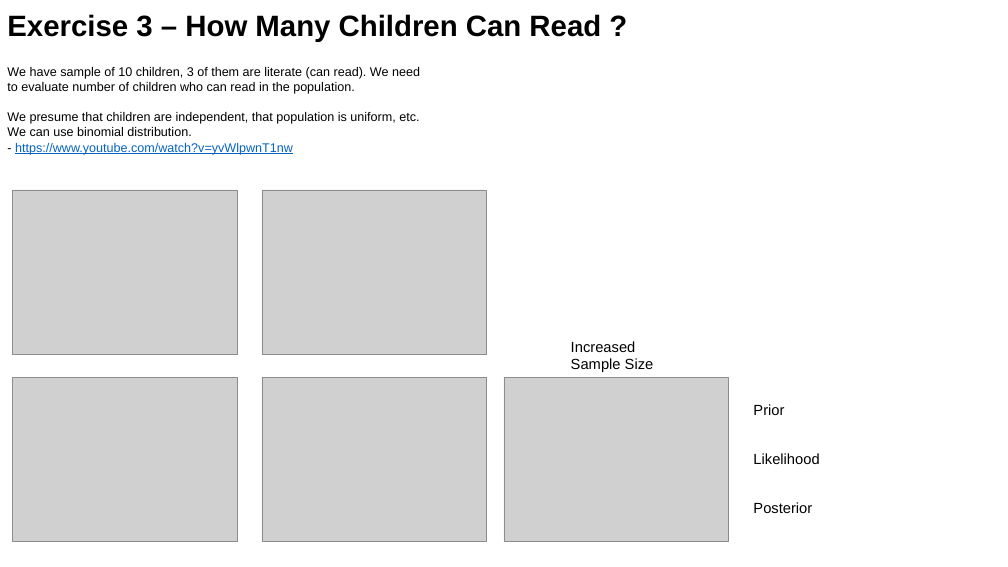
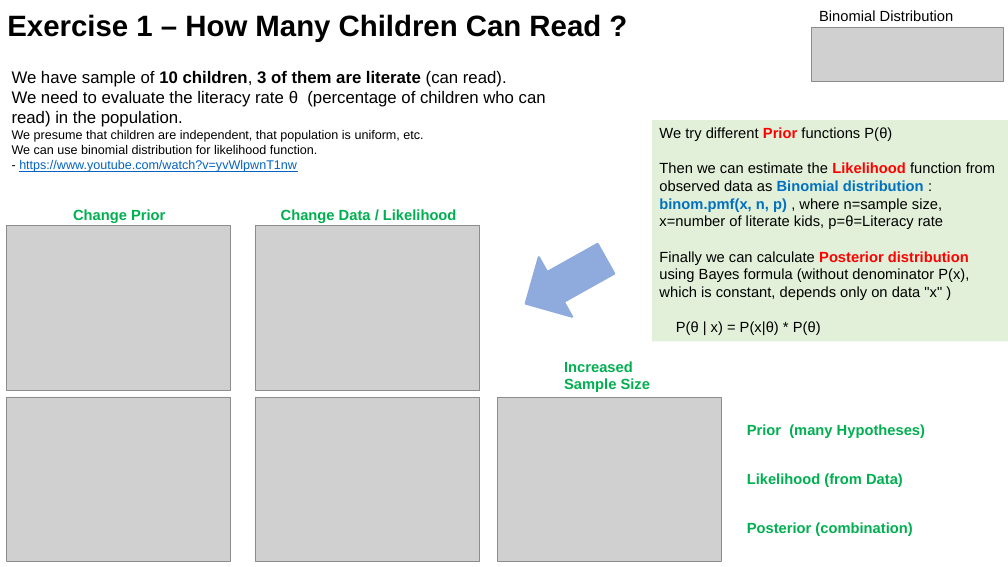
Before and after one commit to lselector/ml_ai_doc, a slide deck: slide 12 of statistics_08_Bayes_Bayesian.pptx (slide 14 before the commit). Drawn at 1008x567 pixels with LibreOffice and Linux fonts; fonts in the diff are those of the drawing; grey boxes stand for pictures. Boxes give left, top, right and bottom in pixels: in the first picture for what was removed or moved away, otherwise in the second. Text is boxed around its words. In the diff, an @@ line names an element or a change of style, - is before the commit and + after.

```diff
--- a/statistics_08_Bayes_Bayesian.pptx
+++ b/statistics_08_Bayes_Bayesian.pptx
@@ text at <box>7,14,601,42</box>: text changed @@
-Exercise 3 – How Many Children Can Read ?
+Exercise 1 – How Many Children Can Read ?
@@ picture added at <box>812,27,1004,82</box> @@
@@ text added at <box>819,10,954,21</box>, 14 pt, text #000000 @@
+Binomial Distribution
@@ text at <box>12,71,546,127</box>: text changed; size 12 to 16 pt @@
-We have sample of 10 children, 3 of them are literate (can read). We need to evaluate number of children who can read in the population.
+We have sample of 10 children, 3 of them are literate (can read).
+We need to evaluate the literacy rate θ (percentage of children who can read) in the population.
@@ text at <box>12,145,318,154</box>: text changed @@
-We can use binomial distribution.
+We can use binomial distribution for likelihood function.
@@ rectangle added at <box>652,120,1008,342</box>, fill #E2F0D9, 14 pt, text #000000 @@
+We try different Prior functions P(θ)
+Then we can estimate the Likelihood function from observed data as Binomial distribution :
+binom.pmf(x, n, p) , where n=sample size, x=number of literate kids, p=θ=Literacy rate
+Finally we can calculate Posterior distribution using Bayes formula (without denominator P(x), which is constant, depends only on data "x" )
+P(θ | x) = P(x|θ) * P(θ)
@@ text added at <box>73,209,165,223</box>, 14 pt, text #00B050, bold @@
+Change Prior
@@ text added at <box>281,209,457,223</box>, 14 pt, text #00B050, bold @@
+Change Data / Likelihood
@@ picture: place and size @@
-picture at <box>13,190,237,354</box>
+picture at <box>6,226,231,390</box>
@@ picture: place and size @@
-picture at <box>262,190,487,354</box>
+picture at <box>256,226,480,390</box>
@@ down arrow added at <box>509,229,622,334</box>, fill #8FAADC, outline #8FAADC 2 pt @@
@@ 3 pictures, 1 text: place and size @@
-3 pictures, 1 text at <box>13,341,729,541</box>
+3 pictures, 1 text at <box>6,361,722,561</box>
@@ text "Increased Sample Size" at <box>564,361,650,392</box>: text colour #000000 to #00B050, bold on @@
@@ text at <box>747,424,925,438</box>: text changed; text colour #000000 to #00B050; bold on @@
-Prior
+Prior (many Hypotheses)
@@ text at <box>747,473,903,487</box>: text changed; text colour #000000 to #00B050; bold on @@
-Likelihood
+Likelihood (from Data)
@@ text at <box>747,522,912,536</box>: text changed; text colour #000000 to #00B050; bold on @@
-Posterior
+Posterior (combination)
```
Also in this commit, not shown: 6 other slides changed, 1 slide added, 1 slide removed.
